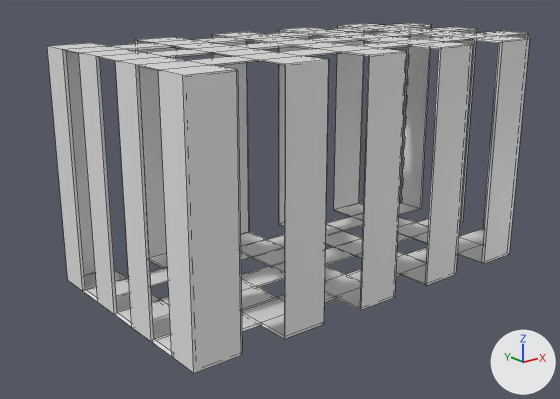
A saved change to the Blender file Assets/Raw/CageSquare.blend.
Camera for both pictures: a 50 mm lens placed at (-9.86, -11.2, 3.75), pointed at (-0.86, 0.05, -0.75). Every picture has the same lights, and +X, +Y and +Z are marked at lower right. Mesh edges are drawn as thin lines.
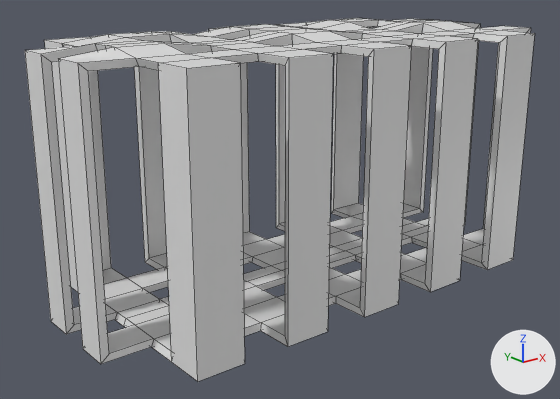
What the commit changed:
me_cube is used by ob_cube; location (0.0, 0.0, 0.0); scale (4.31, 2.23, 2.21).
me_cube had 344 vertices, 402 faces and spanned x -1.01..1.01, y -1.01..1.01, z -1.01..1.01.
me_cube now has 404 vertices, 461 faces and spans x -1.22..1.04, y -1.06..1.06, z -1.06..1.1.
Part 1, on me_cube:
52 faces are deleted.
60 vertices in x -1.01..0.81, y -0.72..0.72, z -1.01 move by (0.0, 0.0, -0.05).
38 vertices in x -1.01..0.81, y -0.72..0.72, z 1.0..1.01 move by (0.0, 0.0, 0.05).
24 vertices in x -1.01..0.81, y -0.14..0.72, z 1.01 move by (0.0, 0.0, 0.09).
10 vertices in x -1.01..0.81, y 1.01, z -1.01 move by (0.0, 0.05, -0.05).
10 vertices in x -1.01..0.81, y -1.01, z -1.01 move by (0.0, -0.05, -0.05).
10 vertices in x -1.01..0.81, y -1.01, z 1.01 move by (0.0, -0.05, 0.05).
22 vertices move from x -1.01..1.01, y -0.72..1.01, z -1.01..1.01 to x -1.01..1.04, y -0.72..1.06, z -1.06..1.06.
2 vertices are added at (-1.22, 0.14, 1.06), (-1.22, -0.14, 1.06).
44 new vertices lie (0.0, -0.14, 0.0) away from vertices in x -1.01..1.01, y 0.14, z -1.01..1.01.
8 new vertices lie (-0.19, 0.0, 0.0) away from vertices in x -1.0, y -0.43..0.43, z -1.0..1.0.
6 new vertices lie (-0.21, 0.0, 0.0) away from vertices in x -1.01, y -0.43..0.43, z -1.01..1.01.
111 new faces join them.

Location of each change, (x1, y1, x2, y2) in pixels of the pictures (560 x 399 px):
'Cube', reshaped
    before: (47, 23, 530, 373)
    after: (25, 18, 535, 381)
